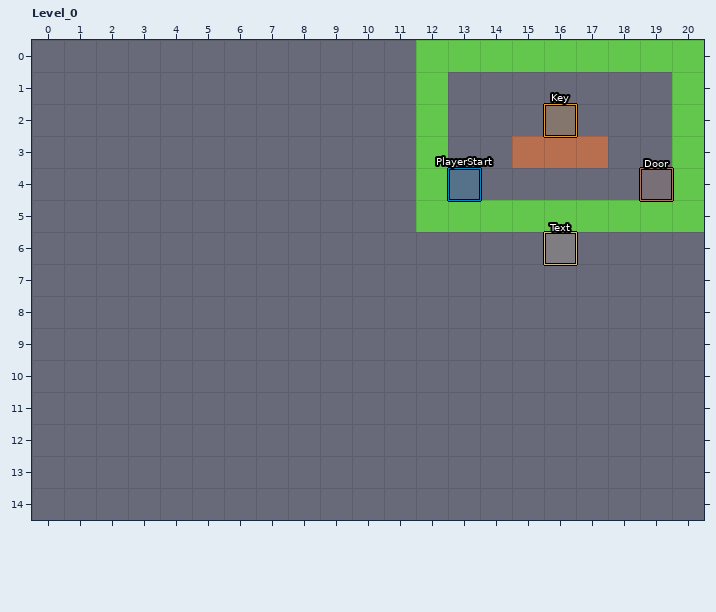
LDtk project: ressources/main.ldtk. Above, as it was before the edit.
Cells are 8x8 px. Shown: Level_0 x 0..20, y 0..14. The commit also changed other parts of the map, which this record leaves out. The old version is drawn lined up with the new one.
The same view after the edit:
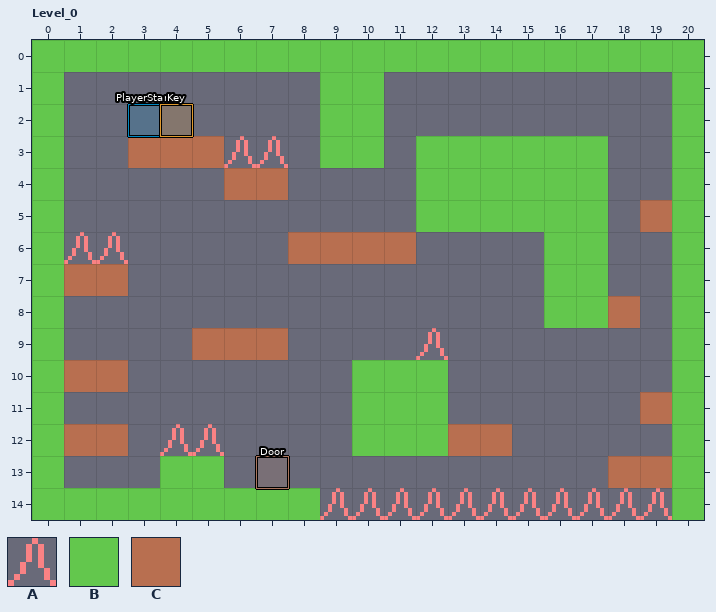
Key: from "Main": A 148; from "Map_Information": B 1 "Collision", C 2 "Passthrough".
_ is an empty cell, # one hidden under a higher layer.
Objects are placed by their top-left corner, in cells (3,4 is the top-left corner of cell 3,4); size is 1x1 cell unless given.
Diff:
map size 9x7 -> 21x15 cells (old content now starts at 12,0; both pictures use the new coordinates)
Layer "Ground":
y 1..2: x 12 # -> _
y 3: x 6..7 __ -> AA
y 5: x 18 # -> _
y 6: x 1..2 __ -> AA
y 9: x 12 _ -> A
y 12: x 4..5 __ -> AA
y 14: x 9..19 ___________ -> AAAAAAAAAAA
Layer "Information":
changed: "PlayerStart" rectangle at 13,4 -> "PlayerStart" rectangle at 3,2
changed: "Key" rectangle at 16,2 -> "Key" rectangle at 4,2
added: "Door" rectangle at 7,13
added: A "Spike" at 6,3
added: A "Spike" at 7,3
added: A "Spike" at 1,6
added: A "Spike" at 2,6
added: A "Spike" at 4,12
added: A "Spike" at 5,12
added: A "Spike" at 12,9
added: A "Spike" at 9,14
added: A "Spike" at 10,14
added: A "Spike" at 11,14
added: A "Spike" at 12,14
added: A "Spike" at 13,14
added: A "Spike" at 14,14
added: A "Spike" at 15,14
added: A "Spike" at 16,14
added: A "Spike" at 17,14
added: A "Spike" at 18,14
added: A "Spike" at 19,14
removed: "Door" rectangle at 19,4
removed: "Text" rectangle at 16,6
Layer "Map_Information":
y 0: x 0..11 ____________ -> BBBBBBBBBBBB
y 1..2: x 0 _ -> B; x 9..10 __ -> BB; x 12 B -> _
y 3: x 0 _ -> B; x 3..5 ___ -> CCC; x 9..10 __ -> BB; x 13..17 __CCC -> BBBBB
y 4: x 0 _ -> B; x 6..7 __ -> CC; x 13..17 _____ -> BBBBB
y 5: x 0 _ -> B; x 18..19 BB -> _C
y 6: x 0 _ -> B; x 8..11 ____ -> CCCC; x 16..17 __ -> BB; x 20 _ -> B
y 7: x 0..2 ___ -> BCC; x 16..17 __ -> BB; x 20 _ -> B
y 8: x 0 _ -> B; x 16..18 ___ -> BBC; x 20 _ -> B
y 9: x 0 _ -> B; x 5..7 ___ -> CCC; x 20 _ -> B
y 10: x 0..2 ___ -> BCC; x 10..12 ___ -> BBB; x 20 _ -> B
y 11: x 0 _ -> B; x 10..12 ___ -> BBB; x 19..20 __ -> CB
y 12: x 0..2 ___ -> BCC; x 10..14 _____ -> BBBCC; x 20 _ -> B
y 13: x 0 _ -> B; x 4..5 __ -> BB; x 18..20 ___ -> CCB
y 14: x 0..8 _________ -> BBBBBBBBB; x 20 _ -> B
